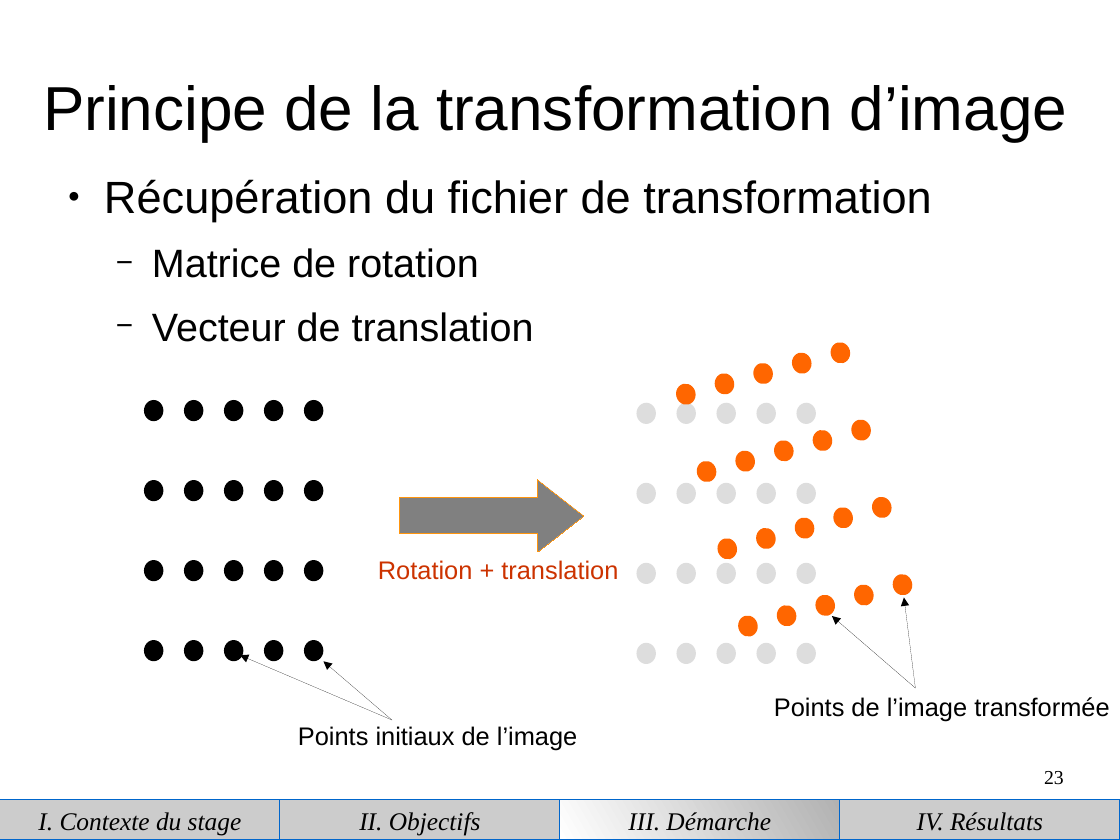
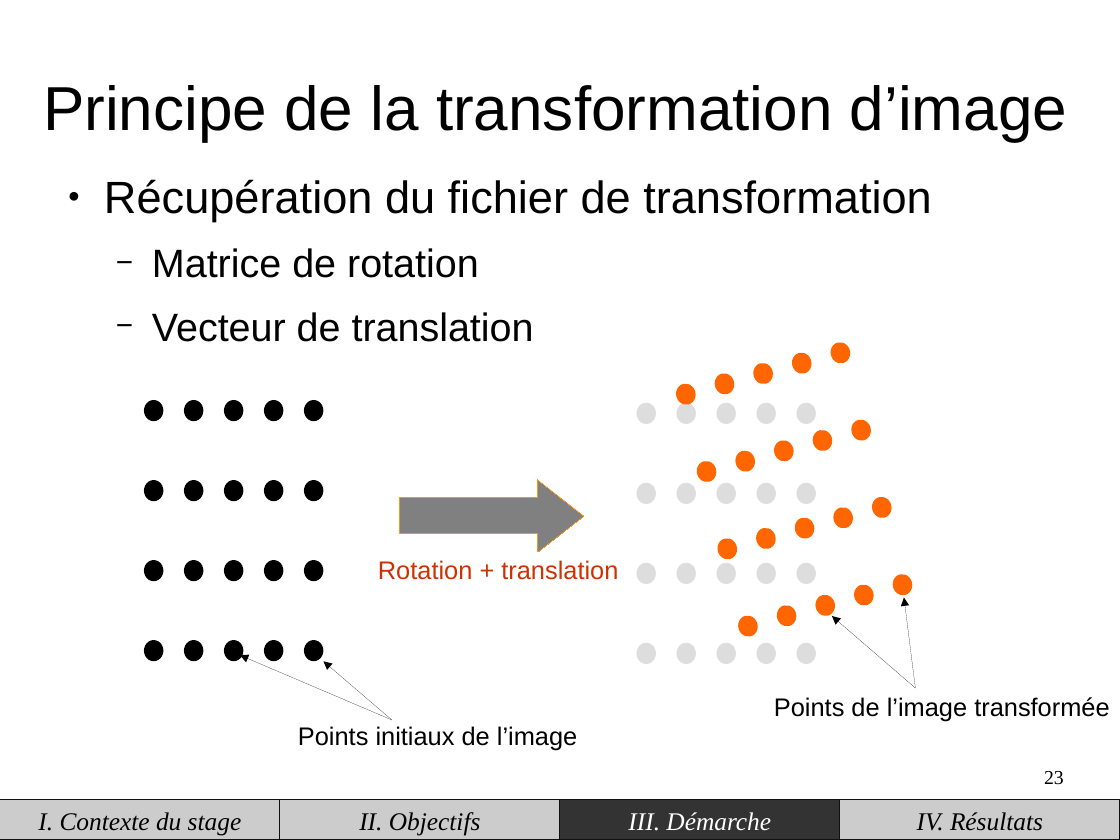
Before and after one commit to piatf/Report-2016-interniship-BioMedIA, a slide deck: slide 23 of presentation.odp. Drawn at 1120x840 pixels with LibreOffice and Linux fonts; fonts in the diff are those of the drawing. Boxes give left, top, right and bottom in pixels: in the first picture for what was removed or moved away, otherwise in the second. Text is boxed around its words. In the diff, an @@ line names an element or a change of style, - is before the commit and + after.

Commit message:
Changes colors for the bottom labels

```diff
--- a/presentation.odp
+++ b/presentation.odp
@@ rectangle "III. Démarche" at box(560, 800, 841, 839): text colour #000000 to #FFFFFF; fill gradient #B2B2B2 to #FFFFFF to #333333; outline #0066CC 0 pt to #111111 0 pt @@
@@ outline #0066CC 0 pt to #111111 0 pt in 3 elements at box(0, 800, 281, 839), box(281, 800, 561, 839), box(841, 800, 1120, 839) @@
```
Also in this commit, not shown: 22 other slides changed.
